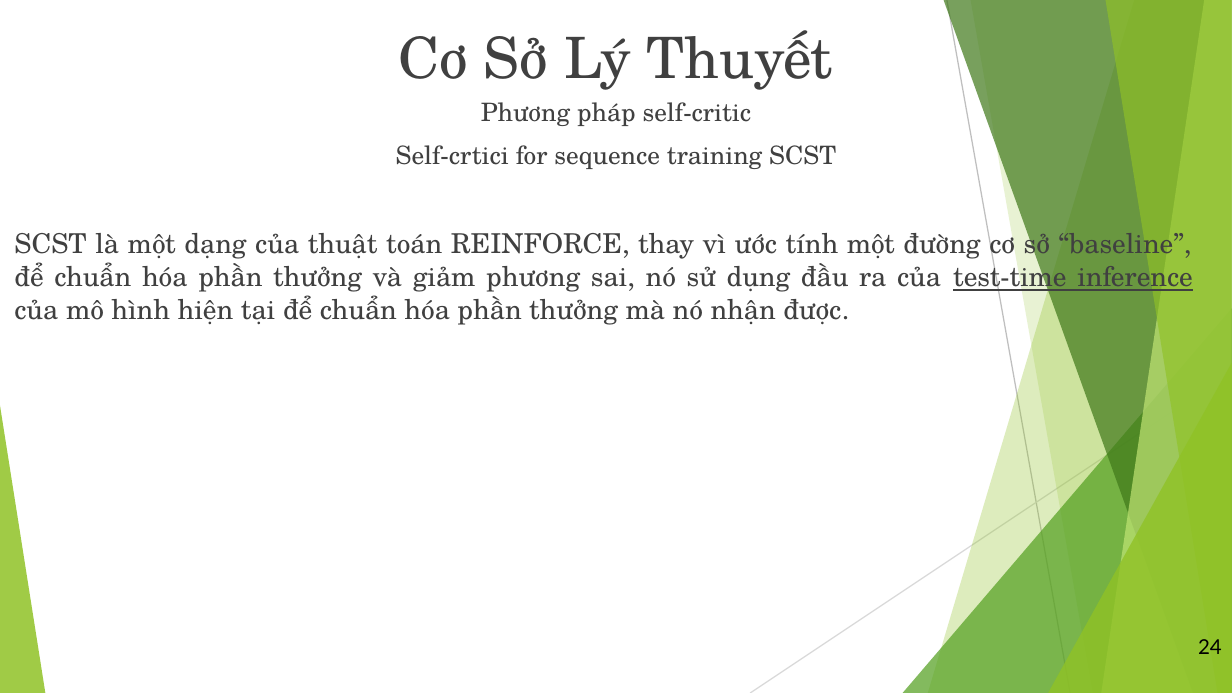
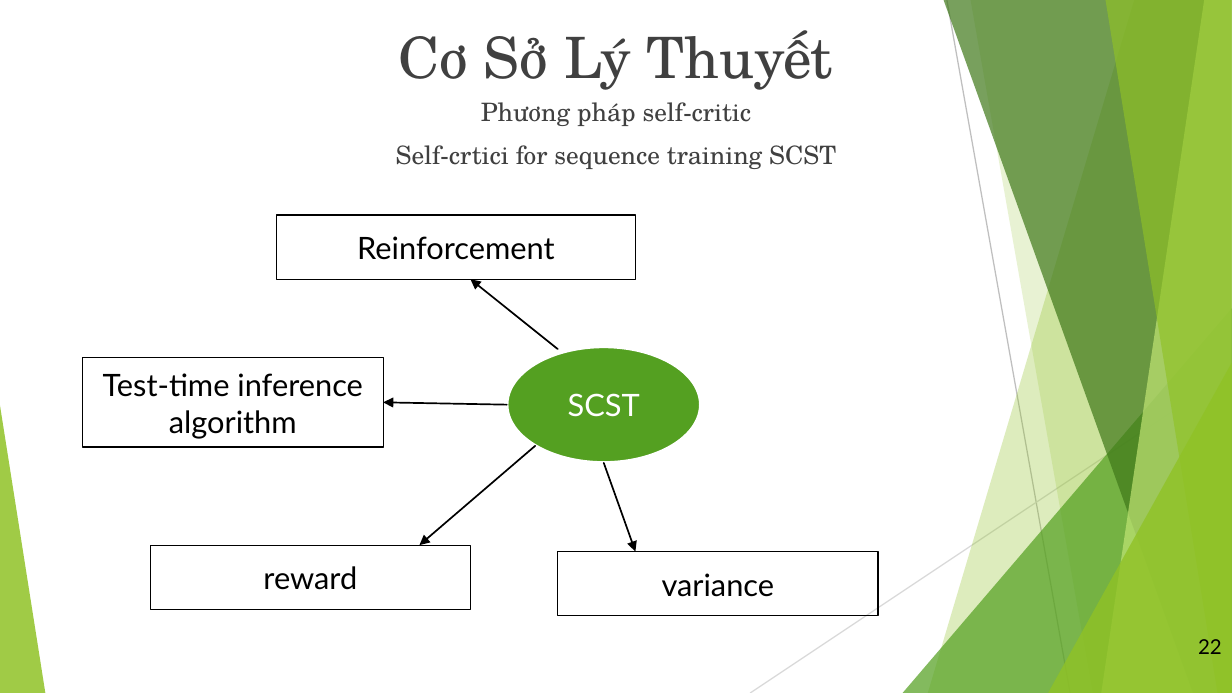
Before and after one commit to vanvibig/BaoCaoLuanVan, a slide deck: slide 22 of LVTN_Vi.pptx (slide 24 before the commit). Drawn at 1232x693 pixels with LibreOffice and Linux fonts; fonts in the diff are those of the drawing. Boxes give left, top, right and bottom in pixels: in the first picture for what was removed or moved away, otherwise in the second. Text is boxed around its words. In the diff, an @@ line names an element or a change of style, - is before the commit and + after.

```diff
--- a/LVTN_Vi.pptx
+++ b/LVTN_Vi.pptx
@@ text removed at (x1=14, y1=227, x2=1193, y2=325) @@
-SCST là một dạng của thuật toán REINFORCE, thay vì ước tính một đường cơ sở “baseline”, để chuẩn hóa phần thưởng và giảm phương sai, nó sử dụng đầu ra của test-time inference của mô hình hiện tại để chuẩn hóa phần thưởng mà nó nhận được.
@@ rectangle added at (x1=276, y1=216, x2=634, y2=280), outline #000000 0.75 pt, 18 pt, text #000000 @@
+Reinforcement
@@ arrow added from (558, 349) to (471, 280), #000000 1 pt @@
@@ rectangle added at (x1=83, y1=357, x2=383, y2=447), outline #000000 0.75 pt, 18 pt, text #000000 @@
+Test-time inference algorithm
@@ ellipse added at (x1=506, y1=346, x2=700, y2=462), fill #54A021, outline #FFFFFF 2 pt, 18 pt, text #FFFFFF @@
+SCST
@@ arrow added from (506, 404) to (383, 403), #000000 1 pt @@
@@ arrow added from (535, 446) to (419, 546), #000000 1 pt @@
@@ arrow added from (604, 463) to (636, 552), #000000 1 pt @@
@@ rectangle added at (x1=150, y1=546, x2=471, y2=610), outline #000000 0.75 pt, 18 pt, text #000000 @@
+reward
@@ rectangle added at (x1=558, y1=552, x2=878, y2=616), outline #000000 0.75 pt, 18 pt, text #000000 @@
+variance
@@ page number at (x1=1198, y1=639, x2=1222, y2=654): text changed @@
-24
+22
```
Also in this commit, not shown: 10 other slides changed, 2 slides removed, 2 other files.
